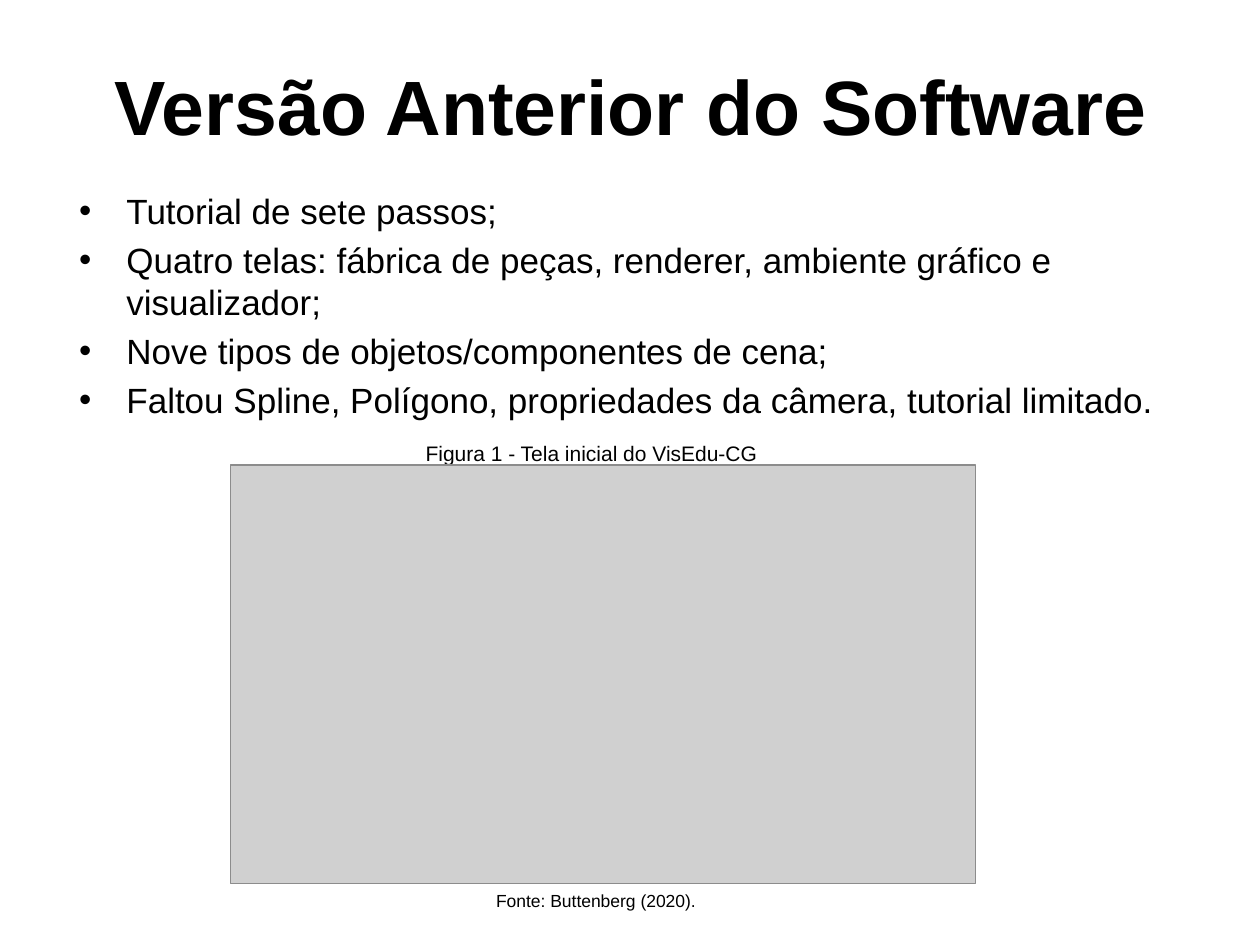
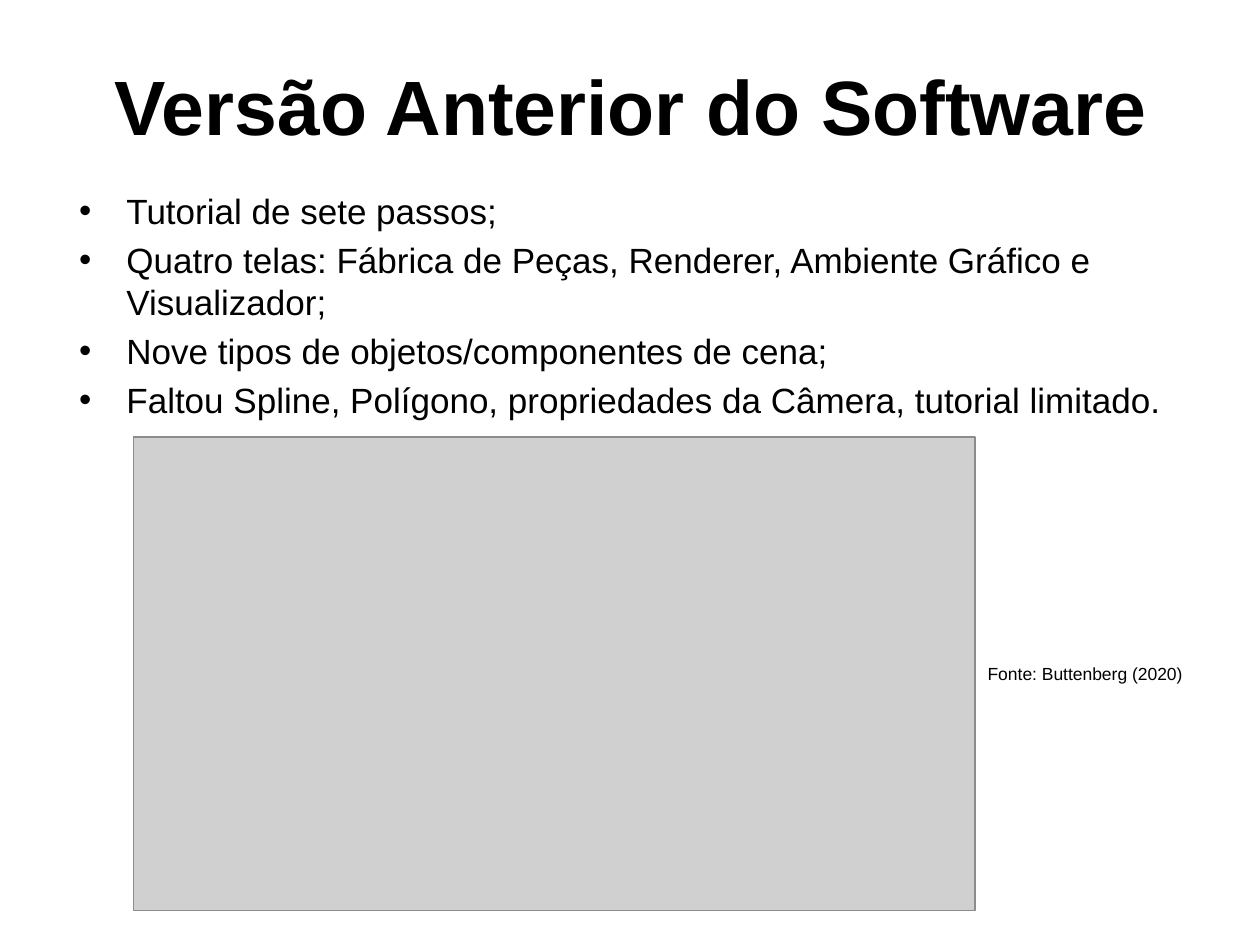
Before and after one commit to PanicAThePython/tcc_NataliaSensWeise, a slide deck: slide 9 of Slides_NataliaSensWeise.pptx (slide 10 before the commit). Drawn at 1260x945 pixels with LibreOffice and Linux fonts; fonts in the diff are those of the drawing; grey boxes stand for pictures; background and template pictures are left out. Boxes give left, top, right and bottom in pixels: in the first picture for what was removed or moved away, otherwise in the second. Text is boxed around its words. In the diff, an @@ line names an element or a change of style, - is before the commit and + after.

```diff
--- a/Slides_NataliaSensWeise.pptx
+++ b/Slides_NataliaSensWeise.pptx
@@ text at [126, 247, 1090, 320]: text changed @@
-• Quatro telas: fábrica de peças, renderer, ambiente gráfico e visualizador;
+• Quatro telas: Fábrica de Peças, Renderer, Ambiente Gráfico e Visualizador;
@@ text at [126, 387, 1160, 420]: text changed @@
-• Faltou Spline, Polígono, propriedades da câmera, tutorial limitado.
+• Faltou Spline, Polígono, propriedades da Câmera, tutorial limitado.
@@ picture: place and size @@
-picture at [231, 465, 975, 883]
+picture at [134, 437, 975, 911]
@@ text removed at [426, 445, 756, 466] @@
-Figura 1 - Tela inicial do VisEdu-CG
@@ text at [988, 667, 1182, 684]: text changed @@
-Fonte: Buttenberg (2020).
+Fonte: Buttenberg (2020)
```
Also in this commit, not shown: 30 other slides changed, 2 slides removed, 2 other files.
